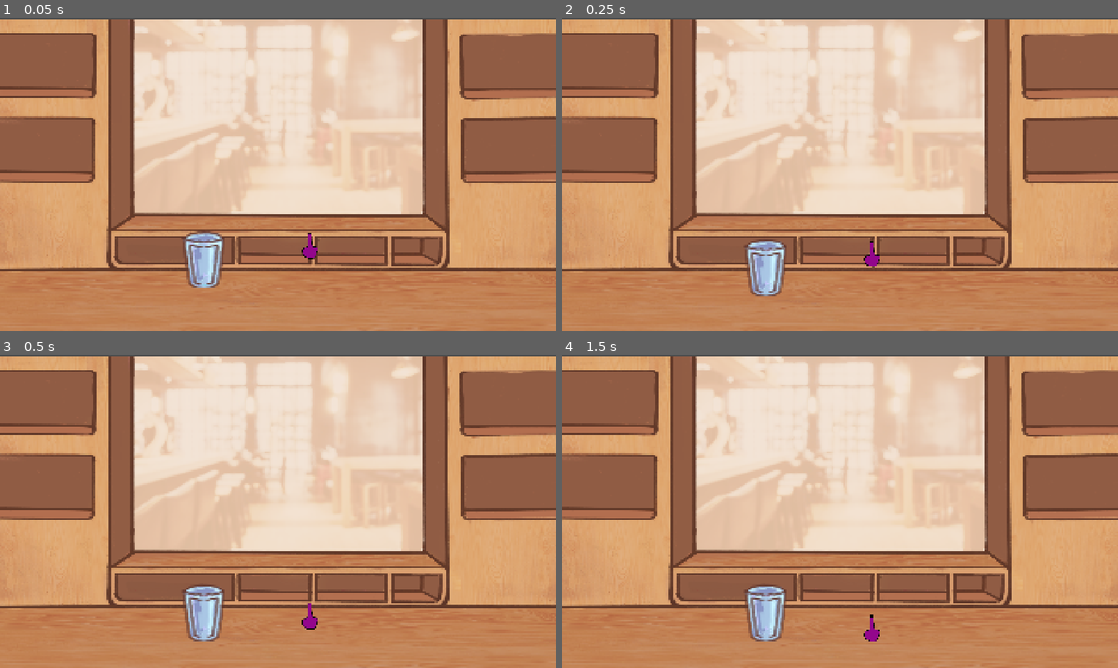
Above: before the commit, frames 1-4 (two rows, left to right).
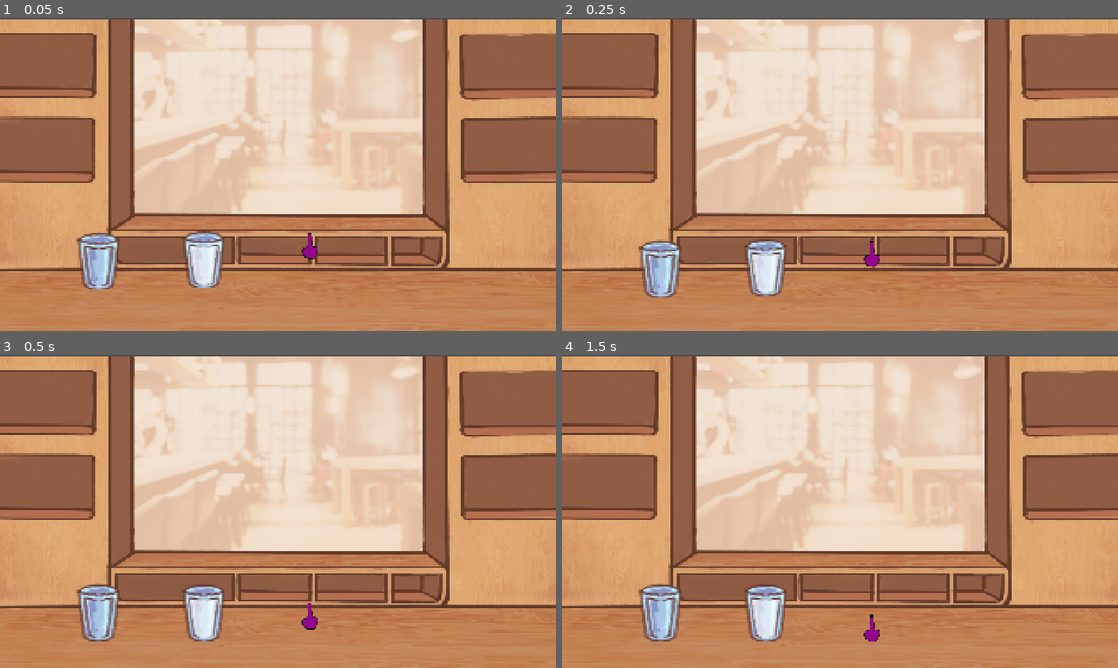
Above: after the commit, the same moments.

Repository: sanicatthedisco/brewing
Game: Godot game, scene res://main.tscn
The game is run twice, just before and just after one commit, with the same random seed, the same clock (stepped at 60 frames per second) and the same inputs.
Inputs (mouse positions are in pixels of both pictures, inside the frame that each line leads up to):
- Up to frame 1 (0.05 s): no input
- Up to frame 2 (0.25 s): no input
- Up to frame 3 (0.5 s): no input
- Up to frame 4 (1.5 s): move the mouse to (962, 495) at 0.52 s; click (962, 495) at 0.67 s; tap Enter at 1.25 s; drag from (728, 527) to (873, 630) at 1.27 s

The runs differ from the first frame. In frame 1, 1.7% of the frame differs, in the area x 13-40%, y 68-87%; in frame 2, 1.7%; in frame 3, 1.7%, in the area x 13-40%, y 72-92%; in frame 4, 1.7%.

Commit message:
All containers pourable

Diff:
--- a/Objects/Containers/IngredientContainer.tscn
+++ b/Objects/Containers/IngredientContainer.tscn
@@ -7,6 +7,9 @@
 
 [sub_resource type="RectangleShape2D" id="RectangleShape2D_jmhsy"]
 size = Vector2(50, 85)
+
+[sub_resource type="CircleShape2D" id="CircleShape2D_jmhsy"]
+radius = 6.0
 
 [node name="IngredientContainer" type="RigidBody2D" unique_id=813111274]
 input_pickable = true
@@ -26,8 +29,9 @@
 offset_right = 197.33334
 offset_bottom = 420.0
 mouse_filter = 2
-color = Color(0.18431373, 1, 1, 1)
 metadata/_edit_use_anchors_ = true
+
+[node name="InternalStream" type="Line2D" parent="Mask" unique_id=1043421760]
 
 [node name="Sprite2D" type="Sprite2D" parent="." unique_id=1075338833]
 clip_children = 2
@@ -45,3 +49,12 @@
 [node name="InteractionZone" type="CollisionShape2D" parent="InteractionDetector" unique_id=805710803]
 position = Vector2(-1, 1.5)
 shape = SubResource("RectangleShape2D_jmhsy")
+
+[node name="Stream" type="Line2D" parent="." unique_id=1849741083]
+top_level = true
+
+[node name="Spout" type="Area2D" parent="." unique_id=751968024]
+position = Vector2(-4, -45)
+
+[node name="CollisionShape2D" type="CollisionShape2D" parent="Spout" unique_id=1708787041]
+shape = SubResource("CircleShape2D_jmhsy")
--- a/Objects/Containers/Mug/Mug.tscn
+++ b/Objects/Containers/Mug/Mug.tscn
@@ -10,6 +10,9 @@
 
 [sub_resource type="RectangleShape2D" id="RectangleShape2D_jmhsy"]
 size = Vector2(147, 200)
+
+[sub_resource type="RectangleShape2D" id="RectangleShape2D_hieh1"]
+size = Vector2(177, 227)
 
 [node name="Mug" unique_id=1266183240 instance=ExtResource("1_8lafr")]
 script = ExtResource("2_1bp4k")
@@ -29,8 +32,6 @@
 offset_right = 76.0
 offset_bottom = 289.0
 
-[node name="Line2D" type="Line2D" parent="Mask" index="1" unique_id=1541922009]
-
 [node name="Sprite2D" parent="." index="1" unique_id=1075338833]
 texture = ExtResource("4_1bp4k")
 
@@ -40,3 +41,10 @@
 
 [node name="CollisionShape2D" parent="." index="3" unique_id=1592872759]
 shape = SubResource("RectangleShape2D_jmhsy")
+
+[node name="InteractionZone" parent="InteractionDetector" parent_id_path=PackedInt32Array(69867065) index="0" unique_id=805710803]
+position = Vector2(0.5, 1.5)
+shape = SubResource("RectangleShape2D_hieh1")
+
+[node name="Spout" parent="." index="6" unique_id=751968024]
+position = Vector2(0, -75)
--- a/Objects/Containers/ingredient_container.gd
+++ b/Objects/Containers/ingredient_container.gd
@@ -1,8 +1,8 @@
-class_name IngredientContainer
-extends Draggable
+class_name IngredientContainer extends Pourable
 
 @onready var mask: Sprite2D = $Mask
 @onready var liquid: ColorRect = $Mask/Liquid
+@onready var internal_stream: Line2D = $Mask/InternalStream
 @onready var empty_y := liquid.position.y
 
 signal overflow(ing: Ingredient, amount: float)
@@ -14,7 +14,9 @@
 var floor_rows = PackedInt32Array()
 
 func _ready():
-	_build_floor_map()
+	super()
+	internal_stream.visible = false
+	add_ingredient(Ingredients.WATER, 8)
 
 func add_ingredient(ing: Ingredient, amount: float) -> void:
 	if ing not in contents:
@@ -24,12 +26,22 @@
 		contents[ing] += amount
 	else:
 		overflow.emit(ing, amount)
+
 	_update_fill()
 
 func remove_ingredient(ing: Ingredient, amount: float) -> void:
 	assert(ing in contents.keys())
 	assert(contents[ing] >= amount)
 	contents[ing] -= amount
+
+	_update_fill()
+
+func _pour_out_contents(amount: float) -> bool:
+	if amount > fill:
+		return false
+	for ing in contents:
+		remove_ingredient(ing, amount)
+	return true
 
 func _update_fill() -> void:
 	fill = 0
@@ -38,37 +50,23 @@
 			fill += contents[ingredient]
 
 	_update_liquid()
-	print(fill)
 
 #region Liquid rendering
 func get_liquid_surface_y():
-	return liquid.global_position.y + 20
+	return liquid.global_position.y
 
-func _build_floor_map():
-	var img := mask.texture.get_image()
-	floor_rows.resize(img.get_width())
-	for x in img.get_width():
-		floor_rows[x] = -1                       # -1 means "no interior in this column"
-		for y in range(img.get_height() - 1, -1, -1):   # scan bottom to top
-			if img.get_pixel(x, y).a > 0.5:
-				floor_rows[x] = y
-				break
-
-func get_landing_y(world_x: float) -> float:
-	# world x -> pixel column in the texture
-	var local_x := mask.to_local(Vector2(world_x, 0.0)).x
-	var col := int(local_x + mask.texture.get_width() * 0.5)
-	if col < 0 or col >= floor_rows.size() or floor_rows[col] < 0:
-		return get_liquid_surface_y()
-
-	# pixel row -> world y
-	var floor_local_y = floor_rows[col] - mask.texture.get_height() * 0.5
-	var floor_world_y := mask.to_global(Vector2(0.0, floor_local_y)).y
-
-	return minf(get_liquid_surface_y(), floor_world_y)
+func update_stream(spout_pos: Vector2):
+	var local_pos = internal_stream.to_local(spout_pos)
+	internal_stream.visible = true
+	internal_stream.clear_points()
+	internal_stream.add_point(Vector2(local_pos.x, get_liquid_surface_y()))
+	internal_stream.add_point(local_pos)
 
 func _update_liquid():
 	if not is_node_ready():
 		return
 	liquid.position.y = empty_y - liquid.size.y * (fill / capacity)
+
+func get_global_mask_top_y():
+	return mask.to_global(mask.get_rect().position).y + 20
 #endregion
--- a/Objects/Draggable/draggable.gd
+++ b/Objects/Draggable/draggable.gd
@@ -27,7 +27,6 @@
 				_end_dragging()
 
 func _begin_dragging():
-	print("hi")
 	# Must freeze rigidbody physics
 	dragging = true
 	freeze = true
--- a/Objects/Ingredients/Pourable/Pourable.tscn
+++ b/Objects/Ingredients/Pourable/Pourable.tscn
@@ -8,13 +8,11 @@
 
 [node name="Pourable" unique_id=804989589 instance=ExtResource("1_base")]
 script = ExtResource("1_wy2w8")
-pour_angle = -90.0
-upright_angle = 0.0
+pour_angle = null
+upright_angle = null
 
 [node name="Stream" type="Line2D" parent="." index="3" unique_id=433070587]
 top_level = true
-width = 6.0
-default_color = Color(0.1764706, 1, 1, 1)
 
 [node name="Spout" type="Area2D" parent="." index="4" unique_id=340729584]
 position = Vector2(-4, -45)
--- a/Objects/Ingredients/Pourable/pourable.gd
+++ b/Objects/Ingredients/Pourable/pourable.gd
@@ -1,3 +1,4 @@
+class_name Pourable
 extends Draggable
 
 @export var pour_angle := -90.0
@@ -7,9 +8,7 @@
 var pouring := false
 var pour_dir := 1
 
-var max_stream_y: float
 var stream_fall_speed := 500.0
-var stream_made_contact := false
 
 var pour_target: IngredientContainer = null
 
@@ -28,32 +27,28 @@
 		if pouring:
 			rotation = lerp_angle(rotation, pour_angle * pour_dir, 0.1)
 			if abs(rotation_degrees) > abs(pour_angle) * 0.8:
-				_update_stream(delta)
-				if stream_made_contact:
+				if _pour_out_contents(fill_rate * delta):
+					pour_target.update_stream(spout.global_position)
+					_update_stream()
 					pour_target.add_ingredient(Ingredients.WATER, fill_rate * delta)
 		else:
 			rotation = lerp_angle(rotation, upright_angle, 0.1)
 
-func _update_stream(delta):
-	var stream_y: float
-	var surf_y = pour_target.get_landing_y(spout.global_position.x)
-	if not stream_made_contact:
-		max_stream_y += stream_fall_speed * delta;
-		stream_y = minf(maxf(max_stream_y, spout.global_position.y), surf_y)
-		if stream_y >= surf_y:
-			stream_made_contact = true
-	else:
-		stream_y = surf_y
+func _update_stream():
+	stream.visible = true
+	stream.clear_points()
+	stream.add_point(stream.to_local(spout.global_position))
+	stream.add_point(stream.to_local(
+		Vector2(spout.global_position.x, pour_target.get_global_mask_top_y()))
+	)
 
-	stream.clear_points()
-	stream.add_point(spout.global_position)
-	stream.add_point(Vector2(spout.global_position.x, stream_y))
+func _pour_out_contents(amount: float) -> bool:
+	return true
+
 
 func _begin_pouring(target: IngredientContainer):
 	pouring = true
 	pour_target = target
-	max_stream_y = spout.global_position.y
-	stream_made_contact = false
 	# Change pouring direction based on entered side
 	if global_position.x < pour_target.global_position.x:
 		pour_dir = -1
@@ -61,19 +56,22 @@
 		pour_dir = 1
 
 func _end_pouring():
+	if (pour_target != null):
+		pour_target.stream.visible = false
 	pouring = false
 	pour_target = null
 	stream.clear_points()
+	stream.visible = false
 
 func _on_area_entered(area: Area2D):
-	if area.name == "PourZone" and dragging:
+	if area.name == "PourZone" and not is_ancestor_of(area) and dragging:
+		print("hi")
 		_begin_pouring(area.get_parent())
 
 func _on_area_exited(area):
 	if area.name == "PourZone" and dragging:
 		_end_pouring()
 
-
 func _end_dragging():
 	rotation = upright_angle
 	_end_pouring()
--- a/main.tscn
+++ b/main.tscn
@@ -7,6 +7,10 @@
 [ext_resource type="Texture2D" uid="uid://cei8e0m5y0gmn" path="res://Assets/Sprites/cafe_backdrop.png" id="6_272bh"]
 
 [node name="Main" type="Node2D" unique_id=1694163084]
+
+[node name="Mug2" parent="." unique_id=1266183240 instance=ExtResource("4_1bvp3")]
+position = Vector2(703, 832)
+capacity = 12.0
 
 [node name="Pourable" parent="." unique_id=804989589 instance=ExtResource("3_h2yge")]
 position = Vector2(1072, 785)
@@ -42,6 +46,7 @@
 position = Vector2(105, 530)
 width = 40.0
 
-[node name="Mug" parent="." unique_id=1266183240 instance=ExtResource("4_1bvp3")]
-position = Vector2(703, 832)
+[node name="Mug" parent="." unique_id=1898041628 instance=ExtResource("4_1bvp3")]
+position = Vector2(340, 837)
 capacity = 12.0
+fill = 8.0
